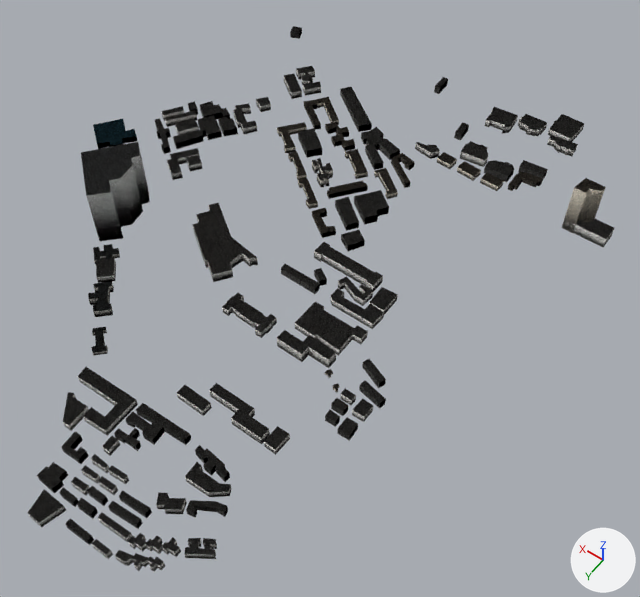
Before and after pictures for a commit that changed the glTF model data/buildings.glb.
The view is the same before and after, from a 50 mm camera at (-811.0, 867.0, 1497.0) aimed at (-234.0, 59.0, 228.0). Arrows for +X, +Y and +Z are at lower right; the lights stay in place. The older version comes first. Vertices at exactly the same position are counted once.

Script lines for the objects in view, before the commit:
```python
mat_facade = bpy.data.materials.new('facade')
mat_facade.use_nodes = True; mat_facade.node_tree.nodes.clear()
_N = mat_facade.node_tree.nodes; _L = mat_facade.node_tree.links
n0 = _N.new('ShaderNodeBsdfPrincipled'); n0.name = 'Principled BSDF'
n0.inputs[2].default_value = 0.88  # 'Roughness'
n1 = _N.new('ShaderNodeOutputMaterial'); n1.name = 'Material Output'
n2 = _N.new('ShaderNodeMix'); n2.name = 'Mix'
n2.data_type = 'RGBA'
n2.blend_type = 'MULTIPLY'
n2.inputs[0].default_value = 1.0  # 'Factor'
n3 = _N.new('ShaderNodeVertexColor'); n3.name = 'Color Attribute'
n4 = _N.new('ShaderNodeTexImage'); n4.name = 'Image Texture'
n4.image = img_image_0
_L.new(n0.outputs[0], n1.inputs[0])  # 'BSDF' to 'Surface'
_L.new(n2.outputs[2], n0.inputs[0])  # 'Result' to 'Base Color'
_L.new(n3.outputs[0], n2.inputs[7])  # 'Color' to 'B'
_L.new(n4.outputs[0], n2.inputs[6])  # 'Color' to 'A'
me_buildings = bpy.data.meshes.new('buildings')
me_buildings.from_pydata(...)  # 1964 vertices, 2728 faces; spans x -609.0..409.0, y -602.0..665.0, z 236.0..377.0
me_buildings.materials.append(mat_facade)
ob_campus_buildings = bpy.data.objects.new('campus-buildings', me_buildings)
ob_campus_buildings.location = (0.0, 0.0, 0.0)
```
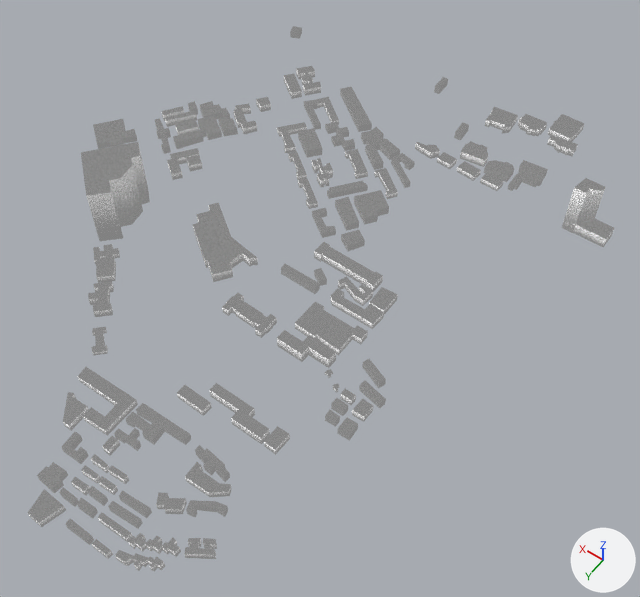
Pixel boxes (x1, y1, x2, y2) of what changed, in the pictures (640 x 597 px):
'campus-buildings', recoloured (black to grey)
    both: (28, 26, 614, 571)

What changed in the scene script:
```text
Change mat_facade:
    where n0 = _N.new('ShaderNodeBsdfPrincipled'); n0.name = 'Principled BSDF'
    add n0.inputs[28].default_value = 0.22  # 'Emission Strength'
    remove n2 = _N.new('ShaderNodeMix'); n2.name = 'Mix'
    remove n2.data_type = 'RGBA'
    remove n2.blend_type = 'MULTIPLY'
    remove n2.inputs[0].default_value = 1.0  # 'Factor'
    remove n3 = _N.new('ShaderNodeVertexColor'); n3.name = 'Color Attribute'
    where n4 = _N.new('ShaderNodeTexImage'); n4.name = 'Image Texture'
    remove _L.new(n2.outputs[2], n0.inputs[0])  # 'Result' to 'Base Color'
    remove _L.new(n3.outputs[0], n2.inputs[7])  # 'Color' to 'B'
    remove _L.new(n4.outputs[0], n2.inputs[6])  # 'Color' to 'A'
    add _L.new(n4.outputs[0], n0.inputs[0])  # 'Color' to 'Base Color'
Change me_buildings:
    where me_buildings.from_pydata(...)  # 1964 vertices, 2728 faces; spans x -609.0..409.0, y -602.0..665.0, z 236.0..377.0
    used by ob_campus_buildings; location = (0.0, 0.0, 0.0)
    me_buildings part 1: vertex colours changed
```
